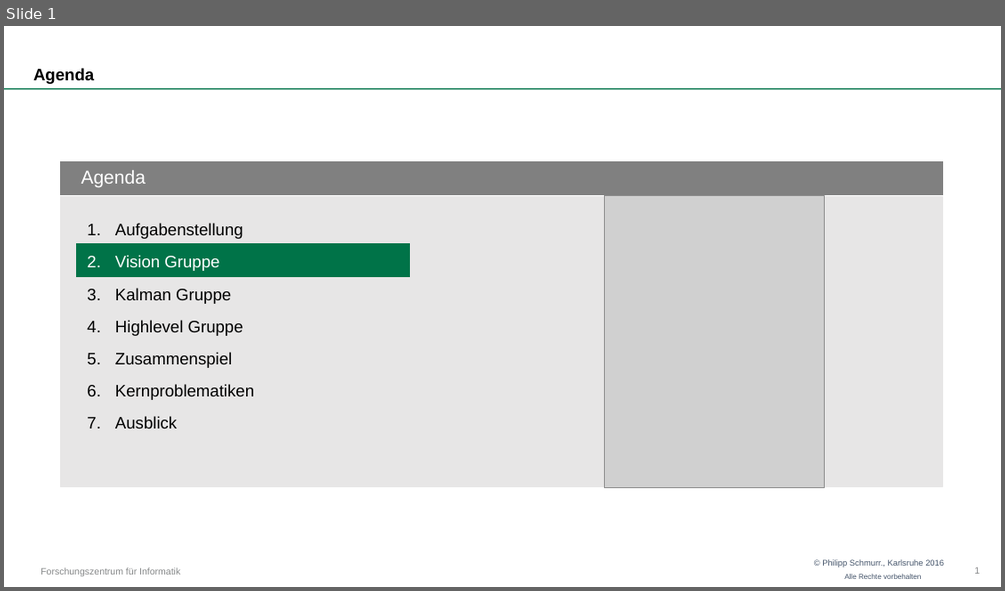
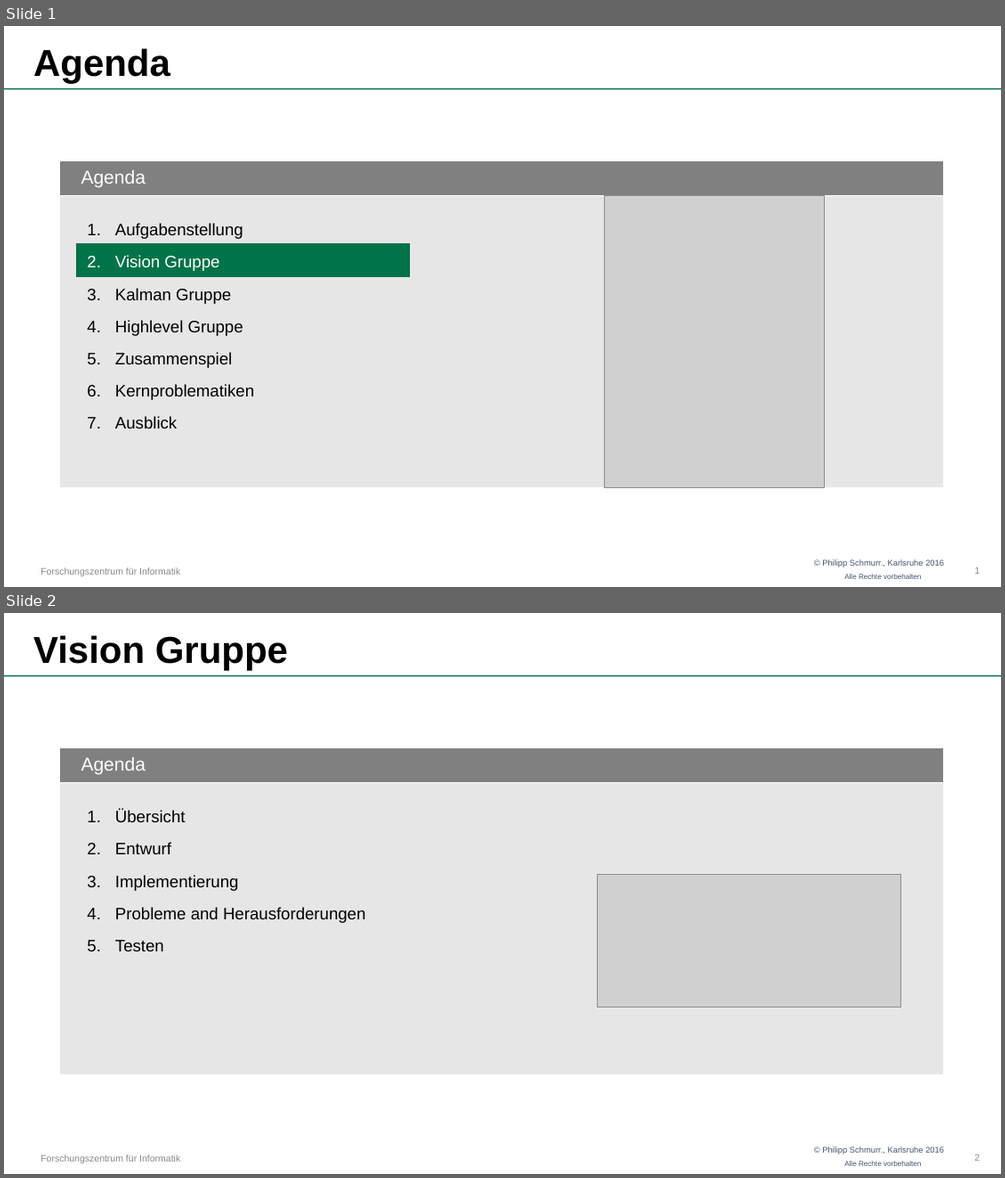
Before and after one commit to OtonoKakuei/robprak1516-documentation, a slide deck: robprak1516-presentation-vision.pptx. Shown one above the other, each under a label of ours: slide 1 before the commit, slides 1 and 2 after it. The pictures are 1005x591 and 1005x1178 pixels, drawn with LibreOffice and Linux fonts; fonts in the diff are those of the drawing; grey boxes stand for pictures; background and template pictures are left out. Boxes give left, top, right and bottom in pixels: in the first picture for what was removed or moved away, otherwise in the second. Text is boxed around its words. In the diff, an @@ line names an element or a change of style, - is before the commit and + after.

```diff
--- a/robprak1516-presentation-vision.pptx
+++ b/robprak1516-presentation-vision.pptx
@@ slide 2 added at <box>4,613,1001,1174</box>, background #FFFFFF; not listed: 4 template elements that a slide beside it also shows @@
@@ title added at <box>33,635,288,670</box>, 36 pt, text #000000, bold @@
+Vision Gruppe
@@ rectangle added at <box>61,749,942,781</box>, fill #808080, outline #808080 1 pt, 18 pt, text #FFFFFF @@
+Agenda
@@ rectangle added at <box>61,784,942,1074</box>, fill #E7E6E6, outline #E7E6E6 1.5 pt @@
@@ text added at <box>115,810,365,951</box>, 16 pt, text #000000 @@
+1. Übersicht
+2. Entwurf
+3. Implementierung
+4. Probleme and Herausforderungen
+5. Testen
@@ picture added at <box>598,875,901,1007</box> @@
@@ page number added at <box>974,1154,979,1160</box>, 9 pt, text #868889 @@
+2
@@ slide 1 changed as well @@
@@ title "Agenda" at <box>33,48,170,83</box>: size 16 to 36 pt @@
```
Also in this commit, not shown: 10 other slides added, 1 slide removed.
